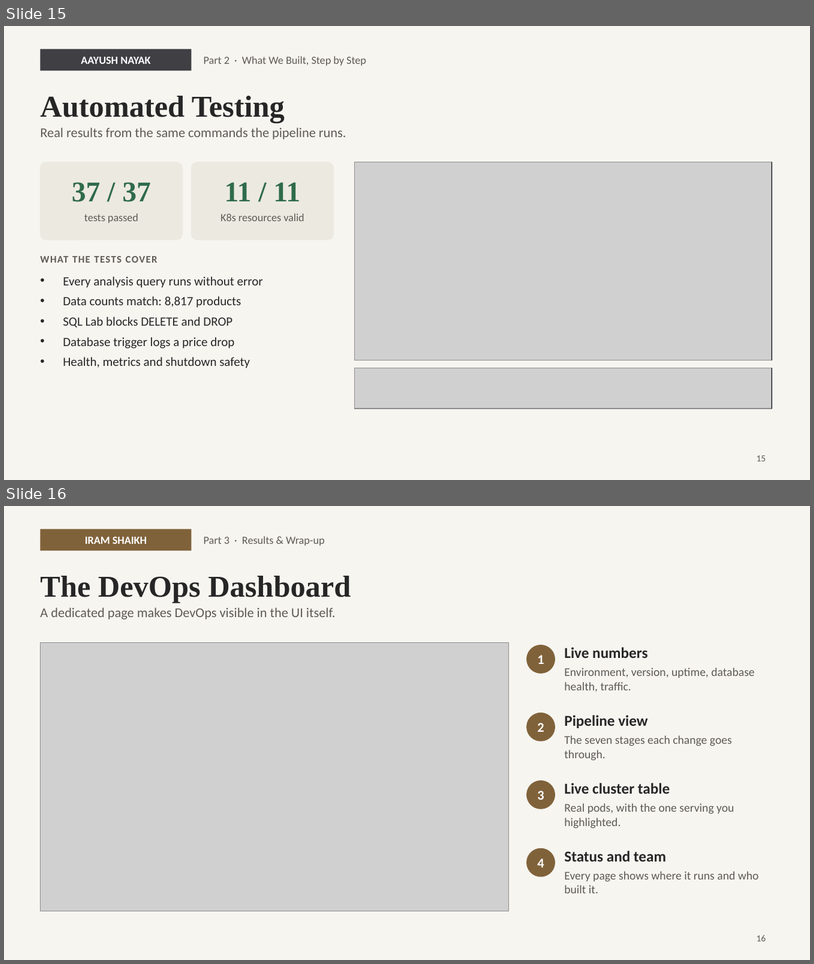
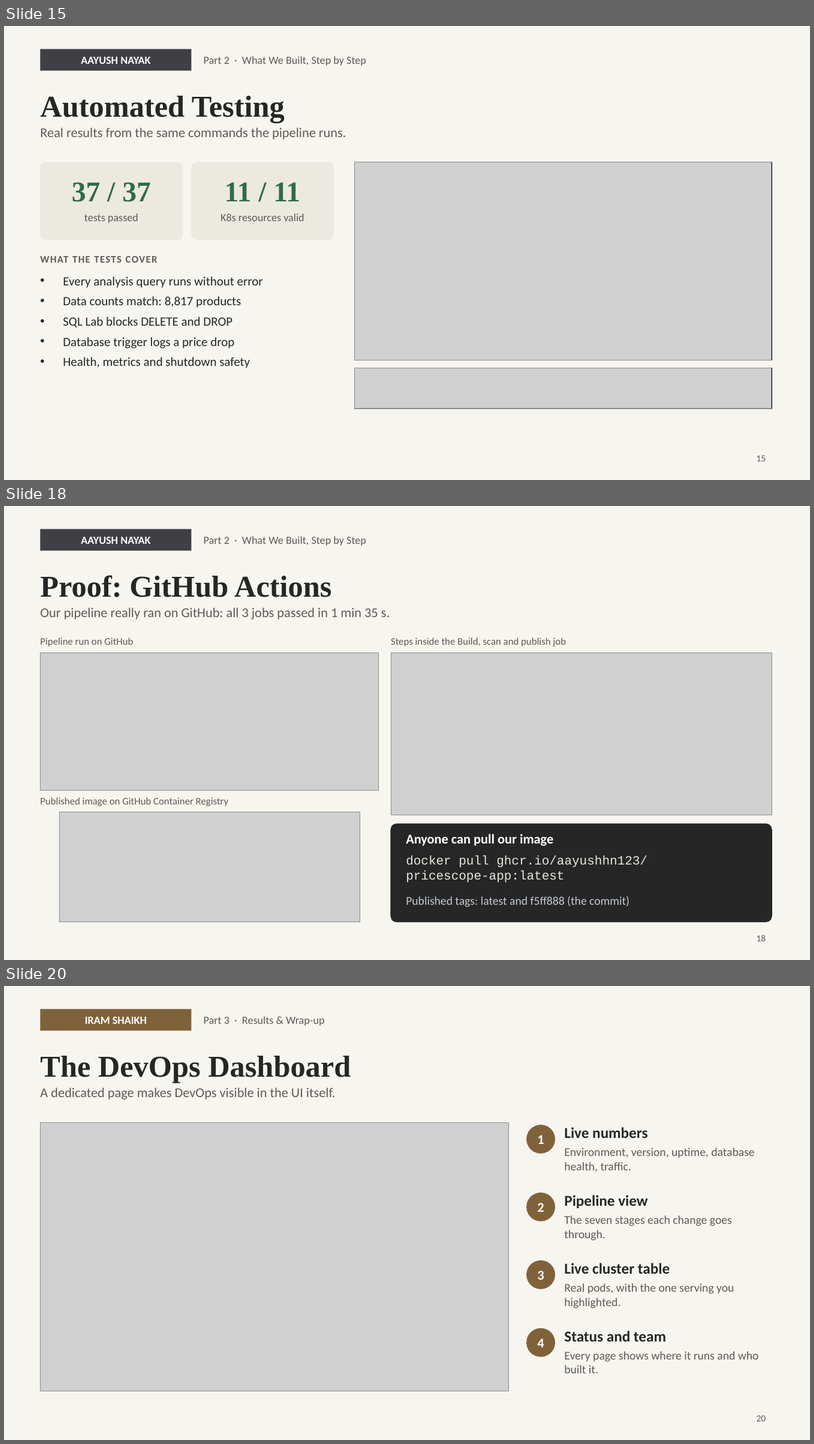
Before and after one commit to aayushhn123/Devops_Project_Sem_11, a slide deck: presentation/PriceScope_DevOps_Presentation.pptx. Shown one above the other, each under a label of ours: slides 15 and 16 before the commit, slides 15, 18 and 20 after it; the slides between them are not shown. The pictures are 814x964 and 814x1444 pixels, drawn with LibreOffice and Linux fonts; fonts in the diff are those of the drawing; grey boxes stand for pictures; background and template pictures are left out. Boxes give left, top, right and bottom in pixels: in the first picture for what was removed or moved away, otherwise in the second. Text is boxed around its words. In the diff, an @@ line names an element or a change of style, - is before the commit and + after.

```diff
--- a/presentation/PriceScope_DevOps_Presentation.pptx
+++ b/presentation/PriceScope_DevOps_Presentation.pptx
@@ slide 18 added at bbox=[4, 506, 810, 960], background #F6F5F0; not listed: 3 template elements that a slide beside it also shows @@
@@ title added at bbox=[40, 575, 332, 597], 36 pt, text #262626, bold @@
+Proof: GitHub Actions
@@ text added at bbox=[40, 607, 390, 619], 16 pt, text #5E5A55 @@
+Our pipeline really ran on GitHub: all 3 jobs passed in 1 min 35 s.
@@ text added at bbox=[40, 637, 133, 646], 12 pt, text #5E5A55 @@
+Pipeline run on GitHub
@@ text added at bbox=[391, 637, 566, 646], 12 pt, text #5E5A55 @@
+Steps inside the Build, scan and publish job
@@ picture added at bbox=[40, 652, 379, 790] @@
@@ picture added at bbox=[391, 652, 772, 815] @@
@@ text added at bbox=[40, 797, 228, 806], 12 pt, text #5E5A55 @@
+Published image on GitHub Container Registry
@@ picture added at bbox=[59, 811, 360, 922] @@
@@ rounded rectangle added at bbox=[391, 823, 772, 922], fill #262626, outline #262626 1 pt @@
@@ text added at bbox=[406, 834, 554, 846], 16 pt, text #FFFFFF, bold @@
+Anyone can pull our image
@@ text added at bbox=[406, 855, 648, 882], 15 pt, text #E8E6DF @@
+docker pull ghcr.io/aayushhn123/
+pricescope-app:latest
@@ text added at bbox=[406, 896, 630, 907], 14 pt, text #C5CAD3 @@
+Published tags: latest and f5ff888 (the commit)
@@ page number added at bbox=[757, 934, 767, 941], 11 pt, text #5E5A55 @@
+18
@@ what was slide 16 is now slide 20 @@
@@ page number at bbox=[757, 1415, 767, 1421]: text changed @@
-16
+20
```
Also in this commit, not shown: 4 slides changed, 3 other slides added, 11 other files.
